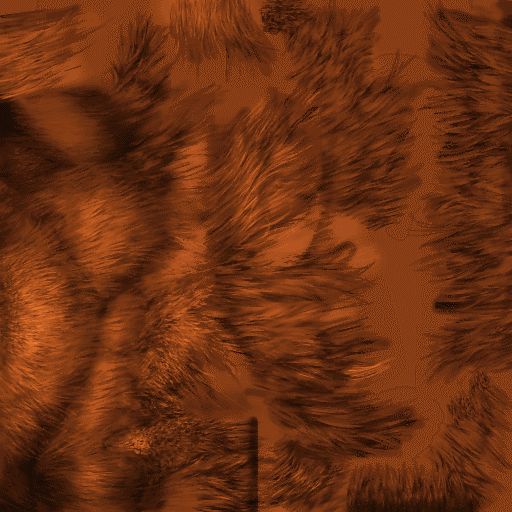
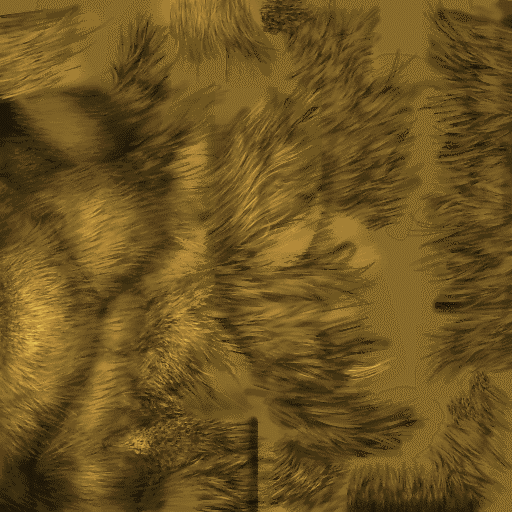
Layers edited between the first and the second 512×512 image:
hid group "Manky" (6 layers) over 0, 0, 512, 512
showed group "Yellow V2" (6 layers) over 0, 0, 512, 512
painted on "Relleno de color 1" (3rd of 4, in "Yellow V2") over 0, 0, 512, 512
